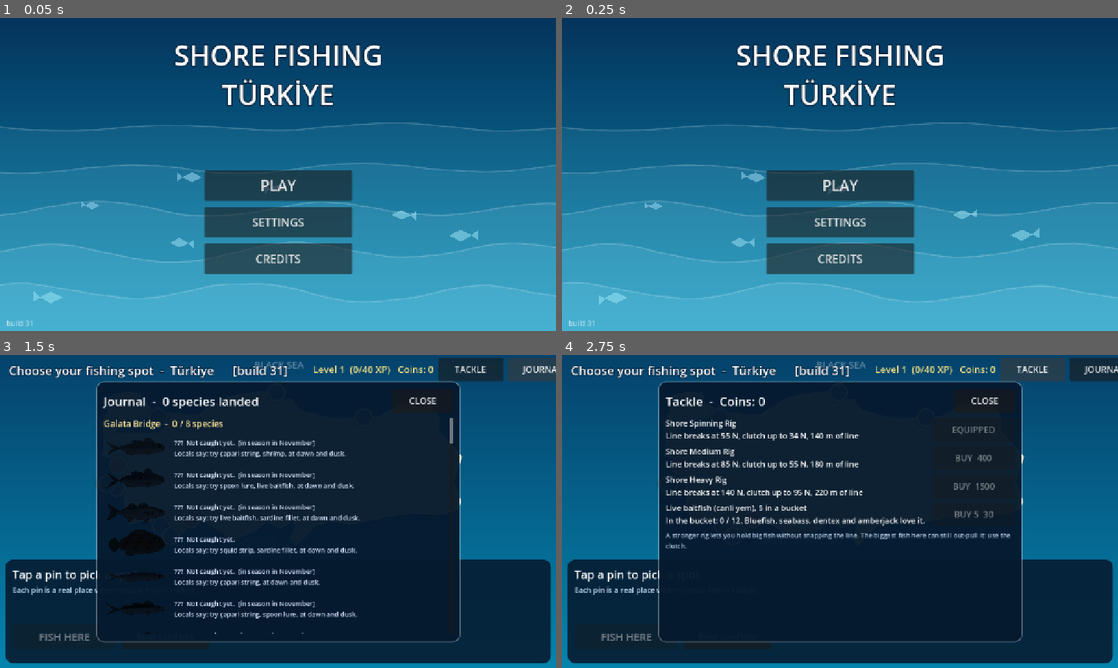
Above: before the commit, frames 1-4 (two rows, left to right).
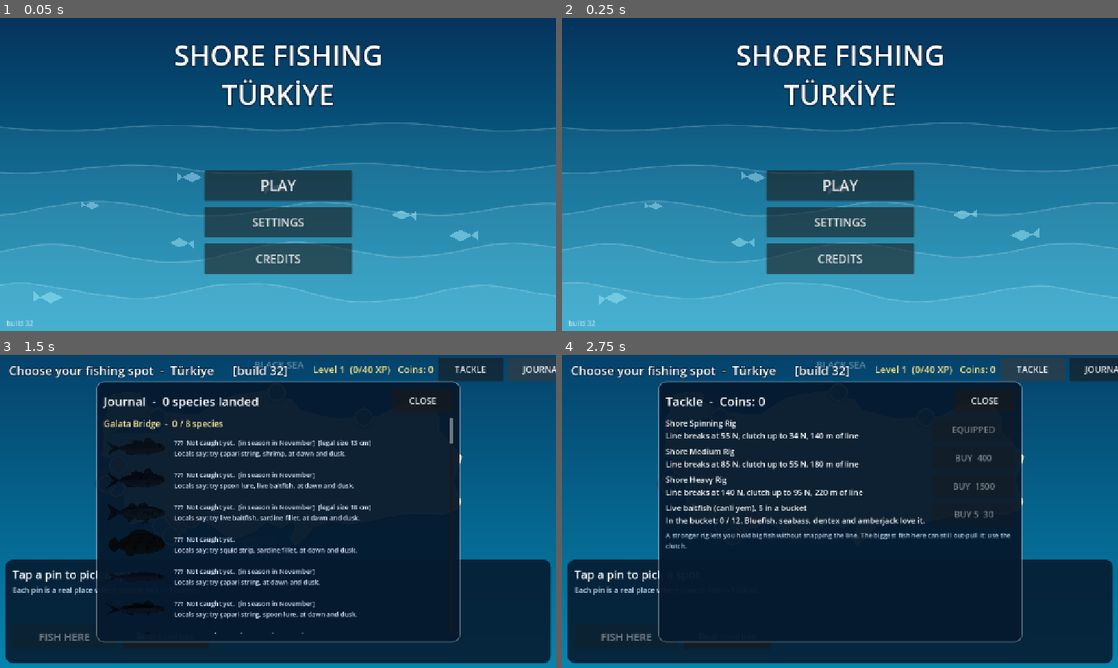
Above: after the commit, the same moments.

Repository: nextlevelcorp/godot_fishing_rpg
Game: Godot game, scene res://title_screen.tscn
Same seed, same stepped clock (60 frames per second), same inputs: the game is played once before the commit and once after it.
Inputs:
- Up to frame 1 (0.05 s): no input
- Up to frame 2 (0.25 s): no input
- Up to frame 3 (1.5 s): click "PLAY" at 0.5 s; click "JOURNAL" at 1.25 s
- Up to frame 4 (2.75 s): click "TACKLE" at 2 s

The runs differ from the first frame. In frame 1, less than 0.1% of the frame differs, in the area x 5-6%, y 96-99%; in frame 2, less than 0.1%; in frame 3, 0.2%, in the area x 49-67%, y 3-50%; in frame 4, less than 0.1%.

Commit message:
feat: Turkish legal minimum sizes and daily limits at the catch (build 32)
Source: Tebliğ 2024/21 (6/2 amateur fishing, 2024-2028), via search
results; values confirmed only for seabass 25 cm, gilthead 20 cm, horse
mackerel 13 cm, bluefish 18 cm, turbot 45 cm and 1/day, 5 kg daily total.
Length from weight by body depth. Rule breakers are released with the
reason on the card (+3 XP, no coins). Journal shows legal sizes; the catch
card shows length.

Design: GAME_DESIGN.md Legal sizes and limits

Co-Authored-By: Claude Opus 5.5 <noreply@anthropic.com>
Claude-Session: https://claude.ai/code/session_01HLtjWBZvxzhjVtsJywwULp

Diff:
--- a/game_session.gd
+++ b/game_session.gd
@@ -11,7 +11,7 @@
 
 ## Shown on screen so a player can tell a fresh deploy from a page the browser cached.
 ## Bump it with every build that changes behaviour.
-const BUILD := "build 31"
+const BUILD := "build 32"
 const SAVE_PATH := "user://save.cfg"
 const SAVE_VERSION := 1
 const START_RIG := "shore_spinning_rig"
--- /dev/null
+++ b/regulations.gd
@@ -0,0 +1,34 @@
+## Turkish amateur sea-fishing rules the game enforces at the catch: minimum legal size, a count
+## limit for turbot, and a daily weight limit per angler.
+##
+## Source: Tebliğ No. 2024/21, "6/2 Numaralı Amatör Amaçlı Su Ürünleri Avcılığının Düzenlenmesi
+## Hakkında Tebliğ", Resmî Gazete 32629, 11 Aug 2024, valid 1 Sep 2024 - 31 Aug 2028
+## (https://mevzuat.gov.tr/MevzuatMetin/yonetmelik/9.5.40946.pdf), as reported by search results on
+## 2026-11-06; the official PDF itself could not be opened from the build environment. Only the
+## species below were confirmed. A 2026 amendment (2026/26) reportedly lowered horse mackerel to
+## 12 cm; not verified, so the 2024 value is kept. Other species have no size rule in the game yet.
+class_name Regulations
+extends RefCounted
+
+const MIN_CM := {
+	"european_seabass": 25.0,
+	"gilthead_seabream": 20.0,
+	"mediterranean_horse_mackerel": 13.0,
+	"bluefish": 18.0,
+	"turbot": 45.0,
+}
+const COUNT_LIMIT := {"turbot": 1}
+const DAILY_KG := 5.0
+
+
+## Total length in cm from weight, W = a * L^3 (grams, cm). `a` grows with how deep-bodied the
+## species is (RealFish body depth), so a bream is shorter than a garfish of the same weight.
+## Game-design fill: real length-weight tables differ per species and population.
+static func length_cm(species: String, kg: float) -> float:
+	var depth: float = RealFish.look(species).get("depth", 0.25)
+	var a := 0.006 + 0.03 * depth
+	return pow(maxf(kg, 0.001) * 1000.0 / a, 1.0 / 3.0)
+
+
+static func min_cm(species: String) -> float:
+	return float(MIN_CM.get(species, 0.0))
--- a/shore_fishing.gd
+++ b/shore_fishing.gd
@@ -1326,12 +1326,38 @@
 
 func _on_caught(id: String, weight_kg: float) -> void:
 	var sp := BiomeDB.get_species(id)
+	# Turkish amateur rules (Regulations): under-size fish, a second turbot, or fish past the daily
+	# 5 kg go back into the sea. You still learn from it: a few XP, no coins, no journal entry.
+	var cm := Regulations.length_cm(id, weight_kg)
+	var why_release := ""
+	var legal := Regulations.min_cm(id)
+	var kept: Dictionary = GameSession.outing.get("kept", {})
+	if legal > 0.0 and cm < legal:
+		why_release = "Under the legal size: %.0f cm, minimum %.0f cm" % [cm, legal]
+	elif Regulations.COUNT_LIMIT.has(id) and int(kept.get(id, 0)) >= int(Regulations.COUNT_LIMIT[id]):
+		why_release = "Limit is %d per day for this species" % int(Regulations.COUNT_LIMIT[id])
+	elif float(GameSession.outing.get("kept_kg", 0.0)) + weight_kg > Regulations.DAILY_KG:
+		why_release = "Daily limit of %.0f kg reached" % Regulations.DAILY_KG
+	if why_release != "":
+		GameSession.xp += 3
+		GameSession.save()
+		_update_progress_ui()
+		_fight_view.show_catch("Released: " + String(sp["name"]), PackedStringArray(["%.2f kg, %.0f cm" % [weight_kg, cm], why_release, "+3 XP for doing it right"]))
+		_result_label.text = ""
+		_set_status("Released. Good practice keeps the fish coming")
+		_amb.play("splash", 0.5)
+		_end_fight(true)
+		return
+	if not GameSession.outing.is_empty():
+		kept[id] = int(kept.get(id, 0)) + 1
+		GameSession.outing["kept"] = kept
+		GameSession.outing["kept_kg"] = float(GameSession.outing.get("kept_kg", 0.0)) + weight_kg
 	var value := int(round(float(sp["base_price"]) * pow(maxf(weight_kg, 0.05), 0.8)))
 	var res := GameSession.record_catch(id, String(sp["name"]), weight_kg, value, int(sp["base_price"]))
 	_update_coins()
 	_update_progress_ui()
 	var badge := "NEW SPECIES!  " if bool(res["first"]) else ("NEW RECORD!  " if bool(res["record"]) else "")
-	var lines := PackedStringArray(["%.2f kg   +%d coins   +%d XP" % [weight_kg, value, int(res["xp"])], String(sp["scientific"]),
+	var lines := PackedStringArray(["%.2f kg, %.0f cm   +%d coins   +%d XP" % [weight_kg, cm, value, int(res["xp"])], String(sp["scientific"]),
 		"On %s, hook %s" % [String(Tackle.BAITS[GameSession.bait_id]["name"]).to_lower(), Tackle.hook_name(GameSession.hook_id)]])
 	if GameSession.LIVE_BAIT_SPECIES.has(id) and weight_kg < 0.4 and GameSession.live_bait < GameSession.LIVE_BAIT_MAX:
 		lines.append("Into the bucket as live bait  (%d)" % GameSession.add_live_bait(1))
--- a/turkey_map.gd
+++ b/turkey_map.gd
@@ -428,6 +428,8 @@
 			var sp := BiomeDB.get_species(fid)
 			var season := Season.label(fid)
 			var season_txt := ("  [%s in %s]" % [season, Season.month_name()]) if season != "" else ""
+			if Regulations.min_cm(fid) > 0.0:
+				season_txt += "  [legal size %.0f cm]" % Regulations.min_cm(fid)
 			var baits := ", ".join(Tackle.best_baits(fid))
 			if known:
 				var dr: Vector2 = sp["depth_m"]
Not shown, changed: GAME_DESIGN.md
